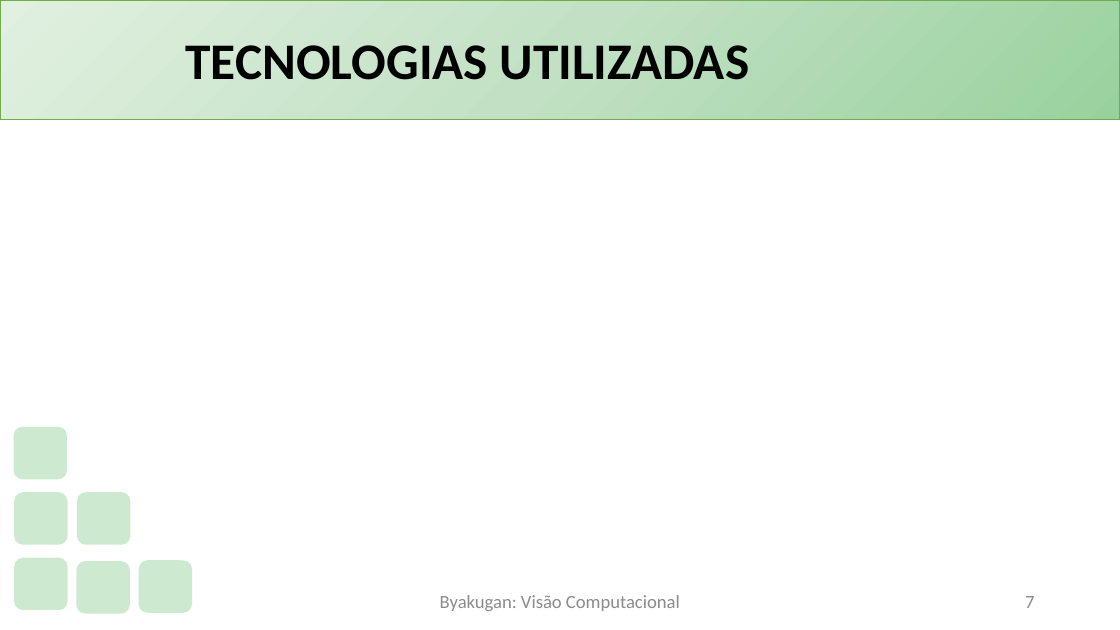
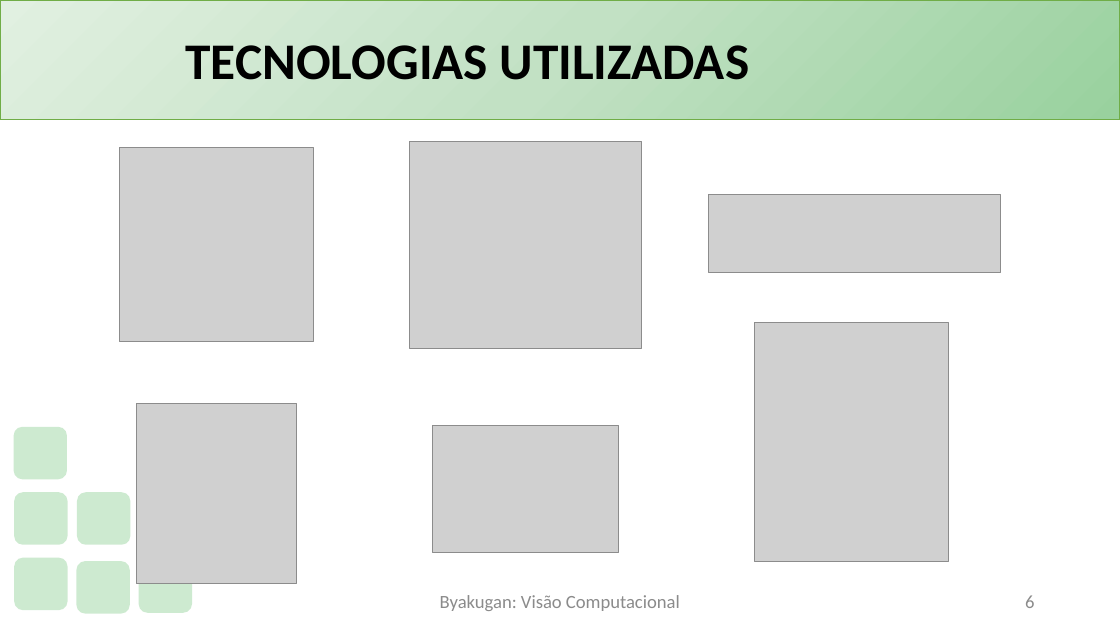
Before and after one commit to PauloVLB/Projeto_Integrador, a slide deck: slide 6 of Slide.pptx (slide 7 before the commit). Drawn at 1120x630 pixels with LibreOffice and Linux fonts; fonts in the diff are those of the drawing; grey boxes stand for pictures; background and template pictures are left out. Boxes give left, top, right and bottom in pixels: in the first picture for what was removed or moved away, otherwise in the second. Text is boxed around its words. In the diff, an @@ line names an element or a change of style, - is before the commit and + after.

```diff
--- a/Slide.pptx
+++ b/Slide.pptx
@@ picture added at (119,148,313,342) @@
@@ picture added at (409,141,642,349) @@
@@ picture added at (708,194,1001,272) @@
@@ picture added at (755,323,949,561) @@
@@ picture added at (136,403,297,584) @@
@@ picture added at (432,425,618,552) @@
@@ page number at (1025,595,1034,608): text changed @@
-7
+6
```
Also in this commit, not shown: 1 other slide changed, 2 other files.
